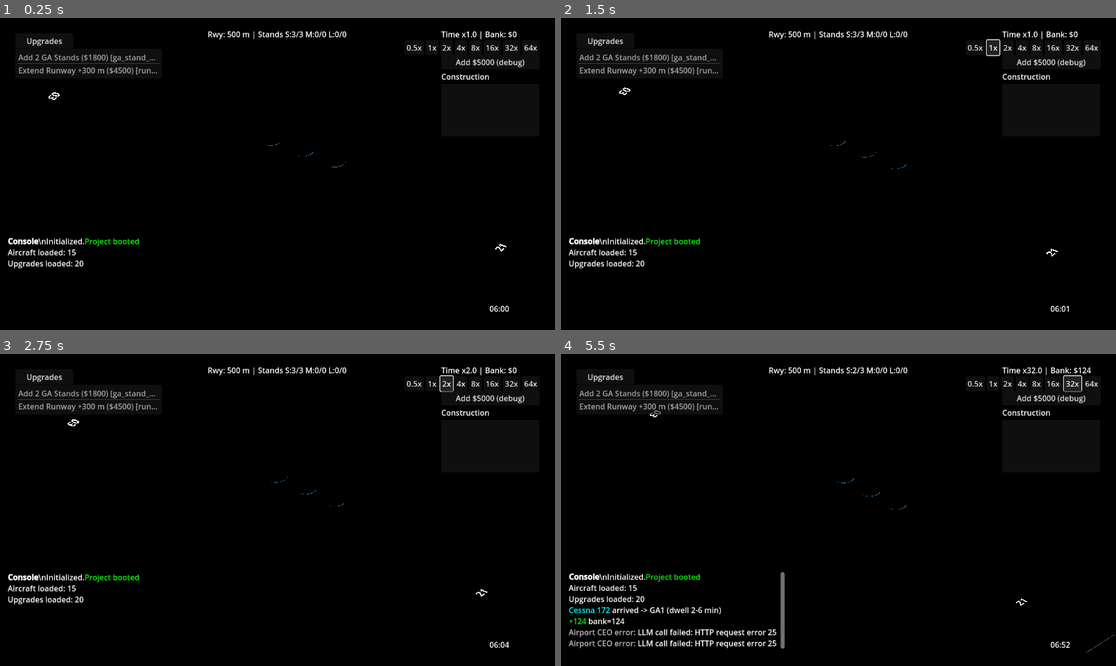
Above: before the commit, frames 1-4 (two rows, left to right).
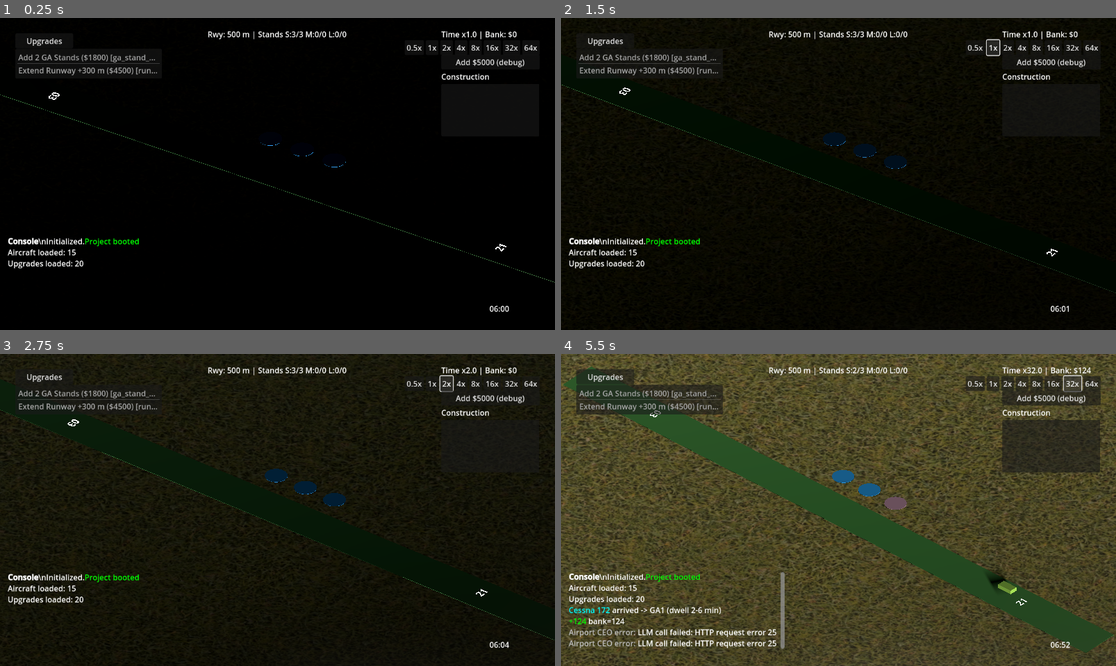
Above: after the commit, the same moments.

Repository: Youre/PlaneIdler
Game: Godot game, scene res://scenes/Main.tscn
The game is run twice, just before and just after one commit, with the same random seed, the same clock (stepped at 60 frames per second) and the same inputs.
Inputs:
- Up to frame 1 (0.25 s): no input
- Up to frame 2 (1.5 s): click "0.5x" at 0.5 s; click "1x" at 1.25 s
- Up to frame 3 (2.75 s): click "2x" at 2 s
- Up to frame 4 (5.5 s): click "4x" at 2.75 s; click "8x" at 3.5 s; click "16x" at 4.25 s; click "32x" at 5 s

The runs differ from the first frame. In frame 1, 0.1% of the frame differs, in the area x 0-100%, y 24-85%; in frame 2, 0.6%; in frame 3, 32%; in frame 4, 97%, in the area x 0-100%, y 0-100%.

Commit message:
Fixed lighting

Diff:
--- a/scenes/Main.tscn
+++ b/scenes/Main.tscn
@@ -12,6 +12,17 @@
 [ext_resource type="Script" uid="uid://dft0lcibylnqe" path="res://scripts/upgrade_manager.gd" id="10_k2t0s"]
 [ext_resource type="Script" uid="uid://byi51xp6gb8mq" path="res://scripts/llm_agent.gd" id="11_cit2v"]
 
+[sub_resource type="SphereMesh" id="1_sun_mesh"]
+radius = 40.0
+height_segments = 24
+radial_segments = 32
+
+[sub_resource type="StandardMaterial3D" id="2_sun_mat"]
+albedo_color = Color(1, 0.9, 0.6, 1)
+emission_enabled = true
+emission = Color(1, 0.9, 0.6, 1)
+emission_energy = 2.0
+
 [node name="Main" type="Node3D"]
 script = ExtResource("1_jc6uw")
 
@@ -48,6 +59,11 @@
 shadow_bias = 0.02
 directional_shadow_mode = 1
 directional_shadow_max_distance = 1200.0
+
+[node name="SunVisual" type="MeshInstance3D" parent="."]
+mesh = SubResource("1_sun_mesh")
+material_override = SubResource("2_sun_mat")
+transform = Transform3D(1, 0, 0, 0, 1, 0, 0, 0, 1, 0, 2000, 0)
 
 [node name="AirportRoot" parent="." instance=ExtResource("2_ny6nj")]
 
--- a/scenes/airport/Airport.tscn
+++ b/scenes/airport/Airport.tscn
@@ -39,6 +39,9 @@
 
 [node name="Taxiways" type="Node3D" parent="."]
 
+[node name="RunwayLights" type="Node3D" parent="."]
+visible = false
+
 [node name="Runway" type="Node3D" parent="."]
 script = ExtResource("2_8xxjk")
 position = Vector3(0, 0.1, 0)
--- a/scripts/airport/airport_manager.gd
+++ b/scripts/airport/airport_manager.gd
@@ -18,12 +18,19 @@
 @onready var stands_container: Node3D = $Stands
 @onready var taxiways_container: Node3D = $Taxiways
 @onready var hangars_container: Node3D = $Hangars
+@onready var lights_container: Node3D = $RunwayLights
 
 func _ready() -> void:
 	randomize()
 	_runway = get_node_or_null("Runway")
 	if _runway != null:
 		_randomize_heading()
+		# Align any static helper nodes (like the fuel station)
+		# with the runway heading so everything shares a common
+		# orientation.
+		var fuel = get_node_or_null("FuelStation")
+		if fuel:
+			fuel.rotation.y = deg_to_rad(_runway.heading_deg)
 		_runways.append(_runway)
 	_build_initial_layout()
 
@@ -271,6 +278,92 @@
 		_taxi_material.albedo_color = Color(0.30, 0.30, 0.32)
 		_taxi_material.roughness = 0.8
 	return _taxi_material
+
+func build_runway_lights() -> void:
+	if lights_container == null or _runway == null:
+		return
+	for c in lights_container.get_children():
+		c.queue_free()
+	lights_container.visible = true
+	_build_runway_lights_for_runway(_runway)
+	for r in _runways:
+		if r != null and r != _runway:
+			_build_runway_lights_for_runway(r)
+
+func _build_runway_lights_for_runway(runway: Runway) -> void:
+	if runway == null or lights_container == null:
+		return
+	var half_len: float = runway.length_m * 0.5
+	if half_len <= 0.0:
+		return
+	var width: float = runway.width_m
+	var edge_z: float = width * 0.5 + 0.2
+	var margin: float = min(80.0, half_len * 0.35)
+	var spacing: float = 120.0
+	if runway.length_m < 600.0:
+		spacing = 80.0
+	var x := -half_len + margin
+	while x <= half_len - margin:
+		_spawn_edge_light(runway, Vector3(x, 0.1, edge_z))
+		_spawn_edge_light(runway, Vector3(x, 0.1, -edge_z))
+		x += spacing
+	# Simple PAPI-style row near one threshold on the "left" side.
+	var papi_x := -half_len + margin * 0.5
+	var papi_base := Vector3(papi_x, 0.1, -edge_z - 6.0)
+	for i in range(4):
+		_spawn_papi_light(runway, papi_base + Vector3(float(i) * 4.0, 0, 0))
+
+func _spawn_edge_light(runway: Runway, local_pos: Vector3) -> void:
+	var light := OmniLight3D.new()
+	light.light_color = Color(1.0, 0.95, 0.8)
+	light.light_energy = 0.9
+	light.omni_range = 80.0
+	var mi := MeshInstance3D.new()
+	var mesh := CylinderMesh.new()
+	mesh.top_radius = 0.25
+	mesh.bottom_radius = 0.25
+	mesh.height = 0.6
+	mi.mesh = mesh
+	var mat := StandardMaterial3D.new()
+	mat.albedo_color = Color(0.9, 0.9, 1.0)
+	mat.emission_enabled = true
+	mat.emission = Color(1.0, 1.0, 1.0)
+	mat.emission_energy = 1.0
+	mi.material_override = mat
+	var root := Node3D.new()
+	root.add_child(mi)
+	root.add_child(light)
+	var xf := runway.global_transform * Transform3D.IDENTITY
+	xf.origin = runway.to_global(local_pos)
+	root.global_transform = xf
+	lights_container.add_child(root)
+
+func _spawn_papi_light(runway: Runway, local_pos: Vector3) -> void:
+	var light := SpotLight3D.new()
+	light.light_color = Color(1.0, 0.7, 0.6)
+	light.light_energy = 1.4
+	light.spot_range = 120.0
+	light.spot_angle = 18.0
+	light.spot_attenuation = 1.0
+	var mi := MeshInstance3D.new()
+	var mesh := BoxMesh.new()
+	mesh.size = Vector3(1.2, 0.7, 0.8)
+	mi.mesh = mesh
+	var mat := StandardMaterial3D.new()
+	mat.albedo_color = Color(1.0, 0.7, 0.6)
+	mat.emission_enabled = true
+	mat.emission = Color(1.0, 0.6, 0.4)
+	mat.emission_energy = 1.2
+	mi.material_override = mat
+	var root := Node3D.new()
+	root.add_child(mi)
+	root.add_child(light)
+	# Aim the PAPI lights along the runway approach direction.
+	var local_xf := Transform3D.IDENTITY
+	local_xf.origin = local_pos
+	var xf := runway.global_transform * local_xf
+	root.global_transform = xf
+	lights_container.add_child(root)
 
 func _build_taxi_for_runway(runway: Runway, stands: Array) -> void:
 	if runway == null:
--- a/scripts/main.gd
+++ b/scripts/main.gd
@@ -10,6 +10,7 @@
 @onready var upgrade_mgr = $Upgrades
 @onready var llm_agent = $LLM
 @onready var sun: DirectionalLight3D = $Sun
+@onready var sun_visual: MeshInstance3D = $SunVisual
 @onready var sim_clock_label: Label = $UI/HUD/SimClock
 
 var aircraft_catalog: Array = []
@@ -75,6 +76,10 @@
 	var debug_btn = $UI/HUD.get_node_or_null("DebugAddCash")
 	if debug_btn:
 		debug_btn.connect("pressed", Callable(self, "_on_debug_add_cash"))
+	# The visible sun sphere is only a sky indicator; it should
+	# not cast shadows onto the world.
+	if sun_visual:
+		sun_visual.cast_shadow = GeometryInstance3D.SHADOW_CASTING_SETTING_OFF
 
 func _process(delta: float) -> void:
 	_build_queue_accum += delta
@@ -147,26 +152,123 @@
 	# Daylight: warm, brighter. Night: cool, dim "moonlight".
 	var day_color := Color(1.0, 0.96, 0.9)
 	var night_color := Color(0.6, 0.7, 1.0)
+	var dawn_dusk_color := Color(1.0, 0.8, 0.6)
 	var day_energy := 1.3
 	var night_energy := 0.25
-	sun.light_color = night_color.lerp(day_color, blend)
+	var base_color := night_color.lerp(day_color, blend)
+	# Add a subtle reddish tint near sunrise (06:00–08:00) and
+	# sunset (18:00–20:00) to simulate dawn/dusk.
+	var dawn_start := sunrise_min
+	var dawn_end := sunrise_min + 120.0  # 06:00–08:00
+	var dusk_start := sunset_min - 120.0 # 18:00–20:00
+	var dusk_end := sunset_min
+	var tint_strength := 0.0
+	if clock_minutes >= dawn_start and clock_minutes <= dawn_end:
+		tint_strength = 1.0 - abs((clock_minutes - (dawn_start + dawn_end) * 0.5) / 60.0)
+	elif clock_minutes >= dusk_start and clock_minutes <= dusk_end:
+		tint_strength = 1.0 - abs((clock_minutes - (dusk_start + dusk_end) * 0.5) / 60.0)
+	tint_strength = clamp(tint_strength, 0.0, 1.0)
+	if tint_strength > 0.0:
+		base_color = base_color.lerp(dawn_dusk_color, 0.35 * tint_strength)
+	sun.light_color = base_color
 	sun.light_energy = lerp(night_energy, day_energy, blend)
-	# Animate light direction over a full "day" so that the sun/moon
-	# appears to move across the sky.
+	# Animate light direction for sun (06:00�?"20:00) and moon (20:00�?"06:00)
+	# so shadows move across the field throughout the full day/night cycle.
 	var minutes_per_day := 1440.0
-	var phase := fposmod(clock_minutes, minutes_per_day) / minutes_per_day # 0..1
-	# Map phase so that:
-	#  - 0.0 (midnight)   -> below horizon on one side
-	#  - 0.25 (06:00)     -> low on horizon (sunrise)
-	#  - 0.5 (noon)       -> high overhead
-	#  - 0.75 (18:00)     -> low on horizon (sunset)
-	var elevation := sin(phase * TAU) * deg_to_rad(60.0)
-	var azimuth := deg_to_rad(45.0) # fixed azimuth for simplicity
-	# Build a basis from yaw (around Y) then pitch (around X).
+	var day_start := sunrise_min
+	var day_end := sunset_min
 	var basis := Basis()
-	basis = basis.rotated(Vector3.UP, azimuth)
-	basis = basis.rotated(Vector3.RIGHT, elevation)
+	if clock_minutes >= day_start and clock_minutes <= day_end:
+		# Day arc: sun rises at 06:00, highest near mid-day, sets at 20:00.
+		var day_span: float = float(day_end - day_start) # 14 hours
+		var t: float = (clock_minutes - day_start) / max(day_span, 0.001) # 0..1
+		var elevation := sin(t * PI) * deg_to_rad(65.0)
+		var azimuth := deg_to_rad(60.0) # fixed azimuth for sun
+		basis = Basis() # identity
+		basis = basis.rotated(Vector3.UP, azimuth)
+		# Pitch around the *local* X axis after yaw so the sun
+		# rises higher in the sky at mid-day.
+		basis = basis.rotated(basis.x, elevation)
+	else:
+		# Night arc: moon travels during the remaining 10 hours.
+		var night_total: float = minutes_per_day - float(day_end - day_start) # 10 hours
+		var night_minutes: float
+		if clock_minutes > day_end:
+			night_minutes = clock_minutes - day_end      # 20:00�?"24:00
+		else:
+			night_minutes = clock_minutes + (minutes_per_day - day_end) # 00:00�?"06:00
+		var t_night: float = night_minutes / max(night_total, 0.001) # 0..1
+		var elevation_n := sin(t_night * PI) * deg_to_rad(35.0)
+		# Put the moon roughly opposite the sun in the sky box.
+		var azimuth_n := deg_to_rad(240.0)
+		basis = Basis()
+		basis = basis.rotated(Vector3.UP, azimuth_n)
+		basis = basis.rotated(basis.x, elevation_n)
 	sun.transform.basis = basis
+	# Position a visible sun sphere far away in the sky in the
+	# opposite direction of the light, so players can see where
+	# the sun/moon currently is.
+	if sun_visual:
+		var dir := -sun.transform.basis.z.normalized()
+		var radius := 4000.0
+		var origin := dir * radius
+		sun_visual.global_transform.origin = origin
+	# Override the light orientation and sun visual using a more
+	# explicit direction vector so that lighting always comes from
+	# above the scene rather than from below or the side.
+	_fix_light_direction()
+
+func _fix_light_direction() -> void:
+	if sun == null:
+		return
+	var clock_minutes: float = 0.0
+	if sim != null and sim.sim_state != null:
+		clock_minutes = sim.sim_state.clock_minutes
+	var sunrise_min := 6.0 * 60.0
+	var sunset_min := 20.0 * 60.0
+	var minutes_per_day := 1440.0
+	var day_start := sunrise_min
+	var day_end := sunset_min
+
+	var dir: Vector3 = Vector3(0, -1, 0) # default: straight down
+	if clock_minutes >= day_start and clock_minutes <= day_end:
+		# Daytime sun path.
+		var day_span: float = float(day_end - day_start)
+		var t_day: float = (clock_minutes - day_start) / max(day_span, 0.001)
+		var elevation := sin(t_day * PI) * deg_to_rad(65.0)
+		var azimuth := deg_to_rad(60.0)
+		dir = _sun_direction_from_angles(azimuth, elevation)
+	else:
+		# Nighttime moon path.
+		var night_total: float = minutes_per_day - float(day_end - day_start)
+		var night_minutes: float
+		if clock_minutes > day_end:
+			night_minutes = clock_minutes - day_end
+		else:
+			night_minutes = clock_minutes + (minutes_per_day - day_end)
+		var t_night: float = night_minutes / max(night_total, 0.001)
+		var elevation_n := sin(t_night * PI) * deg_to_rad(35.0)
+		var azimuth_n := deg_to_rad(240.0)
+		dir = _sun_direction_from_angles(azimuth_n, elevation_n)
+
+	# Ensure light comes from above (negative Y in light direction).
+	if dir.y < 0.0:
+		dir.y = -dir.y
+	dir = dir.normalized()
+
+	# Directional light: -Z is the light direction.
+	sun.transform.basis = Basis().looking_at(-dir, Vector3.UP)
+
+	if sun_visual:
+		var radius := 4000.0
+		sun_visual.global_transform.origin = dir * radius
+
+func _sun_direction_from_angles(azimuth: float, elevation: float) -> Vector3:
+	var cos_e := cos(elevation)
+	var x := cos(azimuth) * cos_e
+	var y := sin(elevation)
+	var z := sin(azimuth) * cos_e
+	return Vector3(x, y, z).normalized()
 
 func _on_bank_changed(value: float) -> void:
 	if bank_label:
--- a/scripts/upgrade_manager.gd
+++ b/scripts/upgrade_manager.gd
@@ -206,6 +206,9 @@
 		var fuel = airport_manager.get_node_or_null("FuelStation")
 		if fuel:
 			fuel.visible = true
+	if id == "ils_lighting" and airport_manager != null:
+		if airport_manager.has_method("build_runway_lights"):
+			airport_manager.build_runway_lights()
 	if id.begins_with("ga_hangar_fbo") and airport_manager != null:
 		var hangars = airport_manager.get_node_or_null("Hangars")
 		if hangars:
Not shown: 1 places in scenes/Main.tscn that only renumber resources
